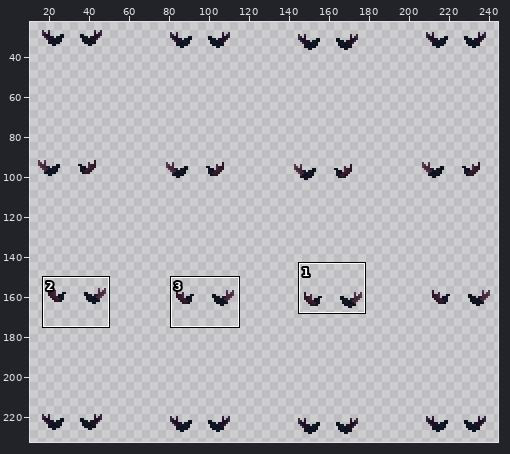
One commit to this sprite sheet: Assets/Sprites/handsIdle.png. Above, an overview of the earlier version with the close-up marked.
Close-up. Before:
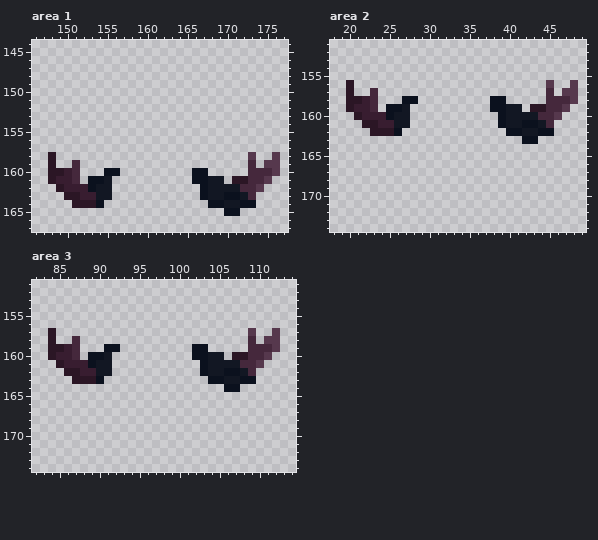
The file is 256x256 pixels. Shown: area 1: x 146..177, y 144..167; area 2: x 18..49, y 151..174; area 3: x 82..114, y 151..174. The wide view leaves out empty margins. The commit also changed other parts of the picture, which this record leaves out.
The result:
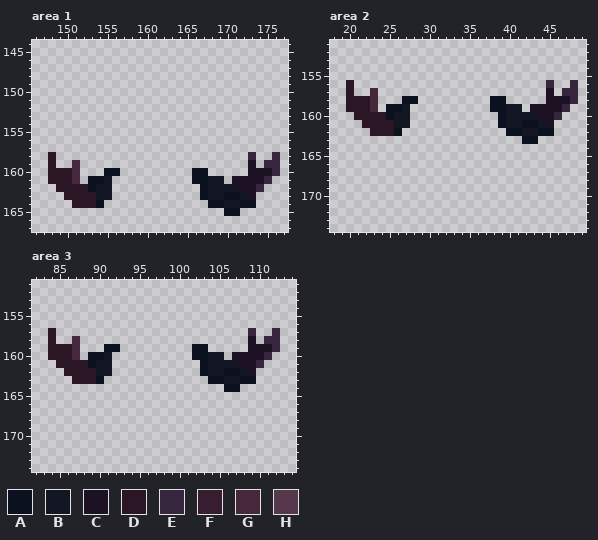
Palette (. is transparent): A #0b111e  B #121723  C #1d1223  D #2b1625  E #35263d  F #381d30  G #45283c  H #56384d
From old to new:
Area 1:
y 158: x 173 H -> E; x 176 H -> E
y 159: x 173 G -> C; x 175..176 HH -> EE
y 160: x 150 F -> D; x 173..176 GGGH -> CCCE
y 161: x 149..150 FF -> DD; x 171..175 DDGGH -> CCCCE
y 162: x 150..152 FFF -> DDD; x 172..174 GGH -> CCE
y 163: x 152..153 FF -> DD; x 173 G -> C
Area 2:
y 156: x 45 H -> E; x 48 H -> E
y 157: x 45 G -> C; x 47..48 HH -> EE
y 158: x 22 F -> D; x 45..48 GGGH -> CCCE
y 159: x 21..22 FF -> DD; x 43..47 DDGGH -> CCCCE
y 160: x 22..24 FFF -> DDD; x 44..46 GGH -> CCE
y 161: x 24..25 FF -> DD; x 45 G -> C
Area 3:
y 157: x 109 H -> E; x 112 H -> E
y 158: x 109 G -> C; x 111..112 HH -> EE
y 159: x 86 F -> D; x 109..112 GGGH -> CCCE
y 160: x 85..86 FF -> DD; x 107..111 DDGGH -> CCCCE
y 161: x 86..88 FFF -> DDD; x 108..110 GGH -> CCE
y 162: x 88..89 FF -> DD; x 109 G -> C
Where, in picture pixels (left, top, right, bottom), the same in both close-ups:
changed: (232, 152, 280, 200)
changed: (56, 168, 96, 200)
changed: (530, 80, 578, 128)
changed: (354, 96, 394, 128)
changed: (232, 328, 280, 376)
changed: (56, 344, 96, 376)
